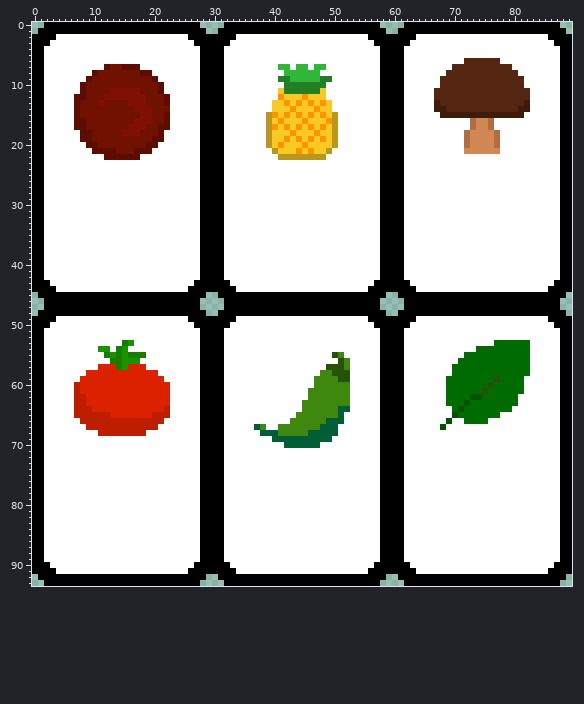
Two versions of one sprite sheet, Assets/Sprites/basecardspritesheet.png. The picture above is the old version.
The file is 90x94 pixels.
After the commit:
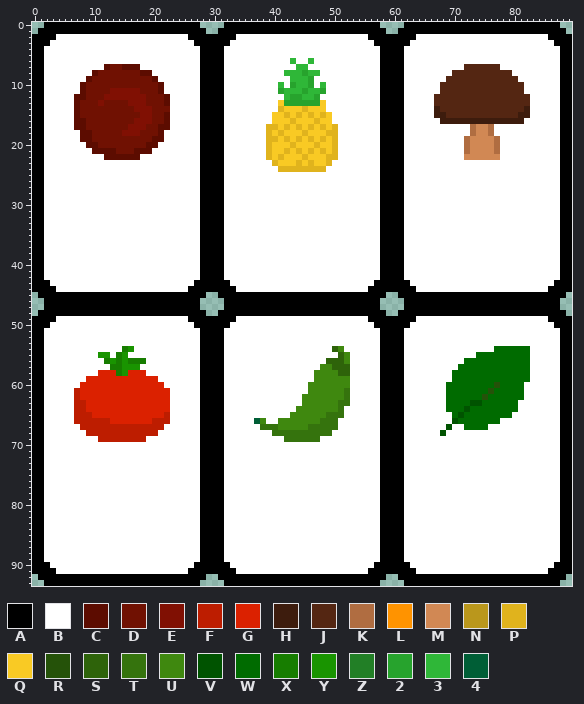
Palette (. is transparent): A #000000  B #ffffff  C #5c0c00  D #701102  E #801003  F #bd1d00  G #db2100  H #3d1c0d  J #542612  K #b06d41  L #ff9300  M #d18854  N #ba971c  P #e0b31d  Q #f9ca24  R #255209  S #2e630a  T #35730d  U #3f880f  V #005300  W #006b00  X #177d00  Y #199400  Z #227f26  2 #27a32d  3 #2fb738  4 #005e36
Edits made:
Changed rows in their new state; - is an unchanged pixel.
first column x 39:
 6 ----3--3-------------------------BBBBBB-----
 7 --BB----BB---------------------BB------BB---
 8 ------2-----------------------B----------B--
 9 --BB---2BBB------------------B------------B-
10 --3B2332B3----------------------------------
11 --23332332------------------B--------------B
12 --B322332B----------------------------------
13 -B-222222QB-----------------J--------------J
14 -BP-Q-P-Q-B------------------J------------J-
15 BQ-P-P-P-P-B----------------H-JJJJJJJJJJJJ-H
16 B-Q-P-Q-P-QB-----------------HHHHHHHHHHHHHH-
17 PP-P-P-P-P-P--------------------------------
18 P-P-Q-P-Q-PP---------------------BK--KB-----
19 PP-P-P-P-P-P--------------------------------
20 P-Q-P-Q-P--P--------------------------------
21 PQ-P-P-P-PQP---------------------K----K-----
22 PQPQQQPQQQPP---------------------MMMMMM-----
23 -PQQQPQPQQP---------------------------------
24 --PPPPPPPP----------------------------------
first column x 7:
53 --------BB------------------------------------------------------------BBBBBB
54 ----BB-BXY---------------------------------SU----------------------BBB------
55 ----YYB--BBB-------------------------------BSU-------------------BB---------
56 -----XY--XXX------------------------------SSS-------------------B-----------
57 ----BBX--YYB-----------------------------UUSSS-----------------B------------
58 --BB---XY---BB--------------------------U--USS------------------------------
59 -B------------B-----------------------------UU----------------B-------W----W
60 B--------------B-----------------------U-----------------------------WR-----
61 ---------------------------------------------T----------------------WR------
62 -G------------------------------------U------T--------------------WWR-----W-
63 --------------------------------------------TT-------------------WVV--------
64 --G------------G---------------------U------TB----------------W-WV-------W--
65 ---GGG-------GG---------------------U-----TTT------------------WV------WW---
66 F-----GGGGGGG--F--------------4U--UU-----TTTB-----------------BVW----WW-----
67 -F------------F---------------BTTT-----TTTTT-----------------BV--WWWW-------
68 --FF--------FF-----------------BBTTTTTTTTTTB-----------------V--------------
69 ----FFFFFFFF---------------------BBTTTTTTBB---------------------------------
70 -----------------------------------BBBBBB-----------------------------------
Changed places in both pictures, as pixel boxes (x1, y1, x2, y2):
changed: (266, 58, 338, 172)
changed: (434, 58, 530, 160)
changed: (74, 340, 170, 442)
changed: (440, 340, 530, 436)
changed: (254, 346, 350, 448)
